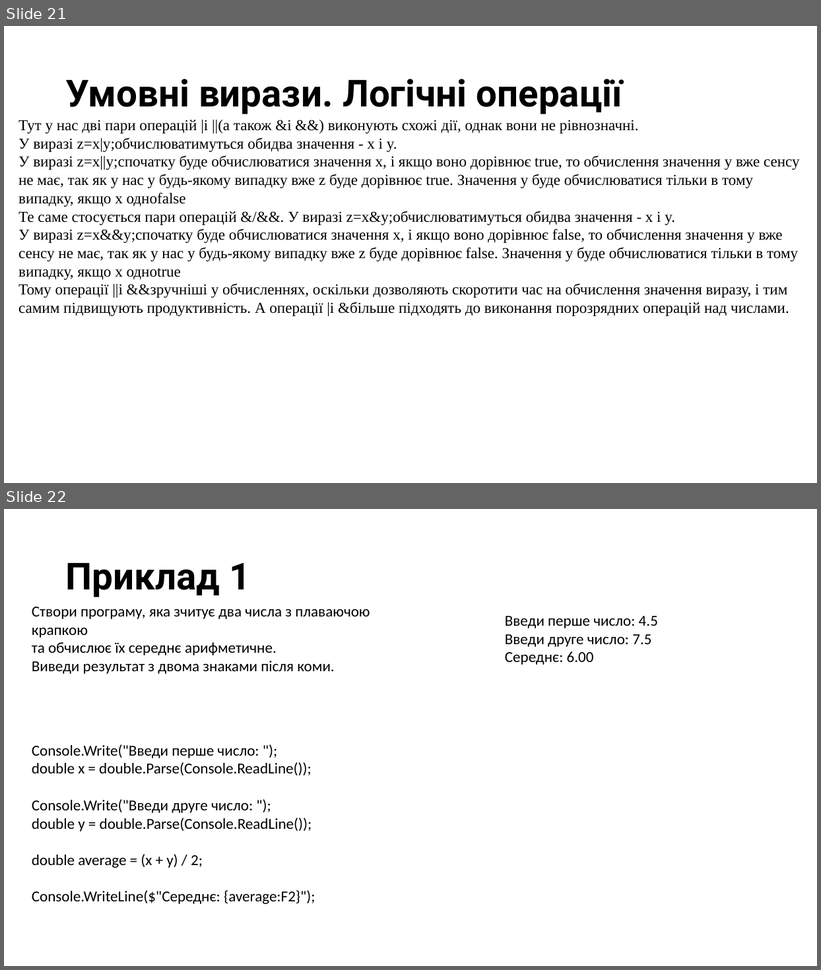
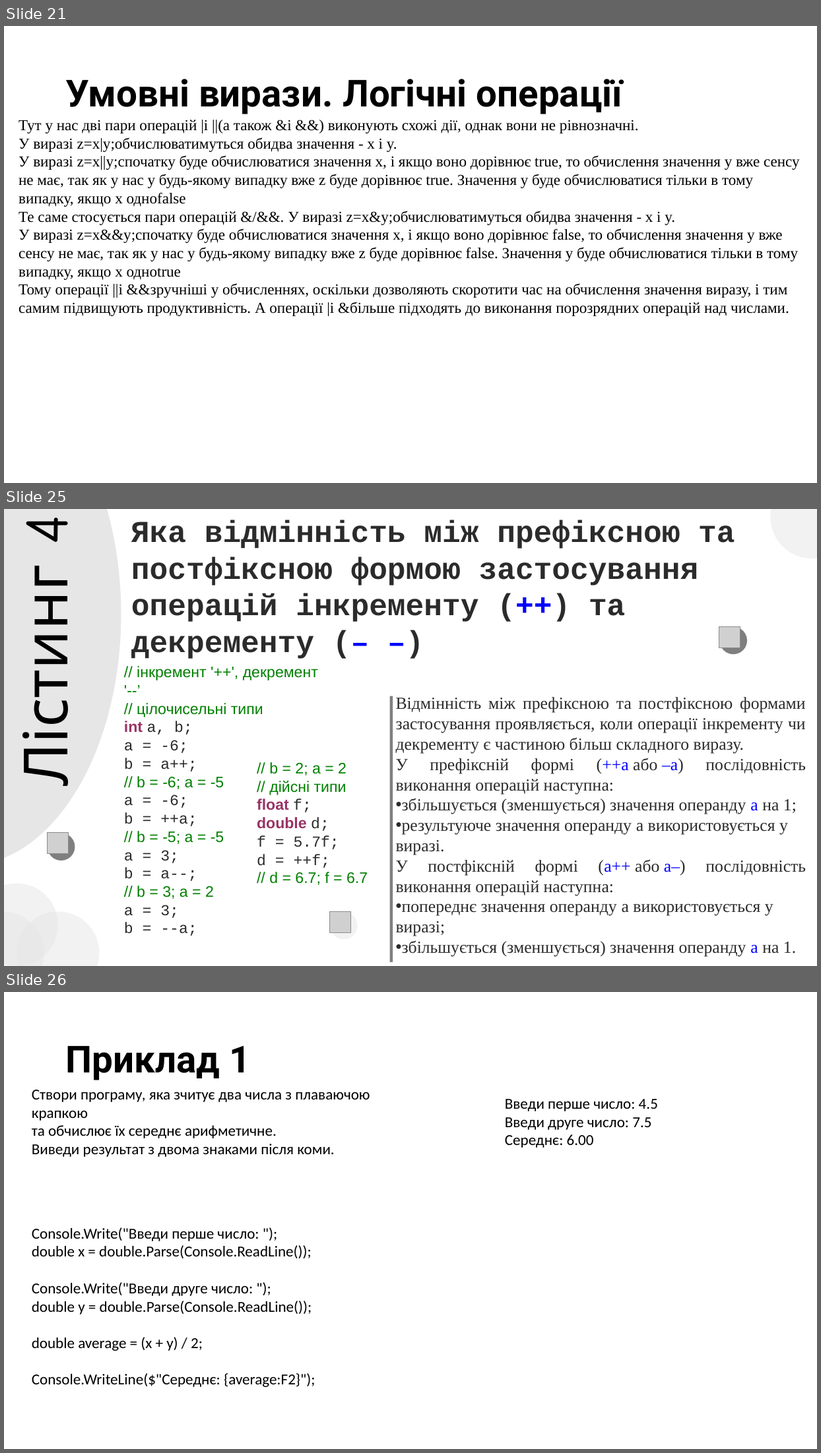
Before and after one commit to arg3ntuum/UnityCourse, a slide deck: Модуль 1/Unity Модуль 1 Урок 2. Базові операції.pptx. Shown one above the other, each under a label of ours: slides 21 and 22 before the commit, slides 21, 25 and 26 after it; the slides between them are not shown. The pictures are 821x970 and 821x1453 pixels, drawn with LibreOffice and Linux fonts; fonts in the diff are those of the drawing; grey boxes stand for pictures. Boxes give left, top, right and bottom in pixels: in the first picture for what was removed or moved away, otherwise in the second. Text is boxed around its words. In the diff, an @@ line names an element or a change of style, - is before the commit and + after.

```diff
--- a/Модуль 1/Unity Модуль 1 Урок 2. Базові операції.pptx
+++ b/Модуль 1/Unity Модуль 1 Урок 2. Базові операції.pptx
@@ slide 25 added at box(4, 509, 817, 966), background #FFFFFF @@
@@ ellipse added at box(4, 509, 121, 866), fill #E7E6E6 @@
@@ text added at box(4, 518, 90, 780), 72 pt, text #000000 @@
+Лістинг 4
@@ text added at box(131, 520, 735, 659), 36 pt, text #2B2B2B, bold @@
+Яка відмінність між префіксною та постфіксною формою застосування операцій інкременту (++) та декременту (– –)
@@ ellipse added at box(771, 509, 817, 559), fill #E7E6E6 at 50% opacity @@
@@ picture added at box(719, 626, 741, 648) @@
@@ ellipse added at box(720, 626, 748, 654), fill #000000 at 50% opacity @@
@@ text added at box(124, 666, 318, 936), 18 pt, text #008000 @@
+// інкремент '++', декремент '--’
+// цілочисельні типи
+int a, b;
+a = -6;
+b = a++;
+// b = -6; a = -5
+a = -6;
+b = ++a;
+// b = -5; a = -5
+a = 3;
+b = a--;
+// b = 3; a = 2
+a = 3;
+b = --a;
@@ rectangle added at box(390, 696, 393, 963), fill #000000 at 50% opacity @@
@@ text added at box(396, 697, 806, 957), 20 pt, text #2B2B2B @@
+Відмінність між префіксною та постфіксною формами застосування проявляється, коли операції інкременту чи декременту є частиною більш складного виразу.
+У префіксній формі (++a або –a) послідовність виконання операцій наступна:
+• збільшується (зменшується) значення операнду a на 1;
+• результуюче значення операнду a використовується у виразі.
+У постфіксній формі (a++ або a–) послідовність виконання операцій наступна:
+• попереднє значення операнду a використовується у виразі;
+• збільшується (зменшується) значення операнду a на 1.
@@ text added at box(257, 762, 368, 885), 18 pt, text #008000 @@
+// b = 2; a = 2
+// дійсні типи
+float f;
+double d;
+f = 5.7f;
+d = ++f;
+// d = 6.7; f = 6.7
@@ ellipse added at box(48, 834, 75, 861), fill #000000 at 50% opacity @@
@@ picture added at box(48, 833, 69, 854) @@
@@ ellipse added at box(4, 883, 58, 966), fill #E7E6E6 at 50% opacity @@
@@ ellipse added at box(4, 912, 44, 966), fill #E7E6E6 at 50% opacity @@
@@ ellipse added at box(17, 912, 100, 966), fill #E7E6E6 at 50% opacity @@
@@ ellipse added at box(330, 912, 357, 940), fill #E7E6E6 at 50% opacity @@
@@ picture added at box(330, 912, 351, 933) @@
@@ what was slide 22 is now slide 26 @@
```
Also in this commit, not shown: 3 other slides added, 2 other files.
